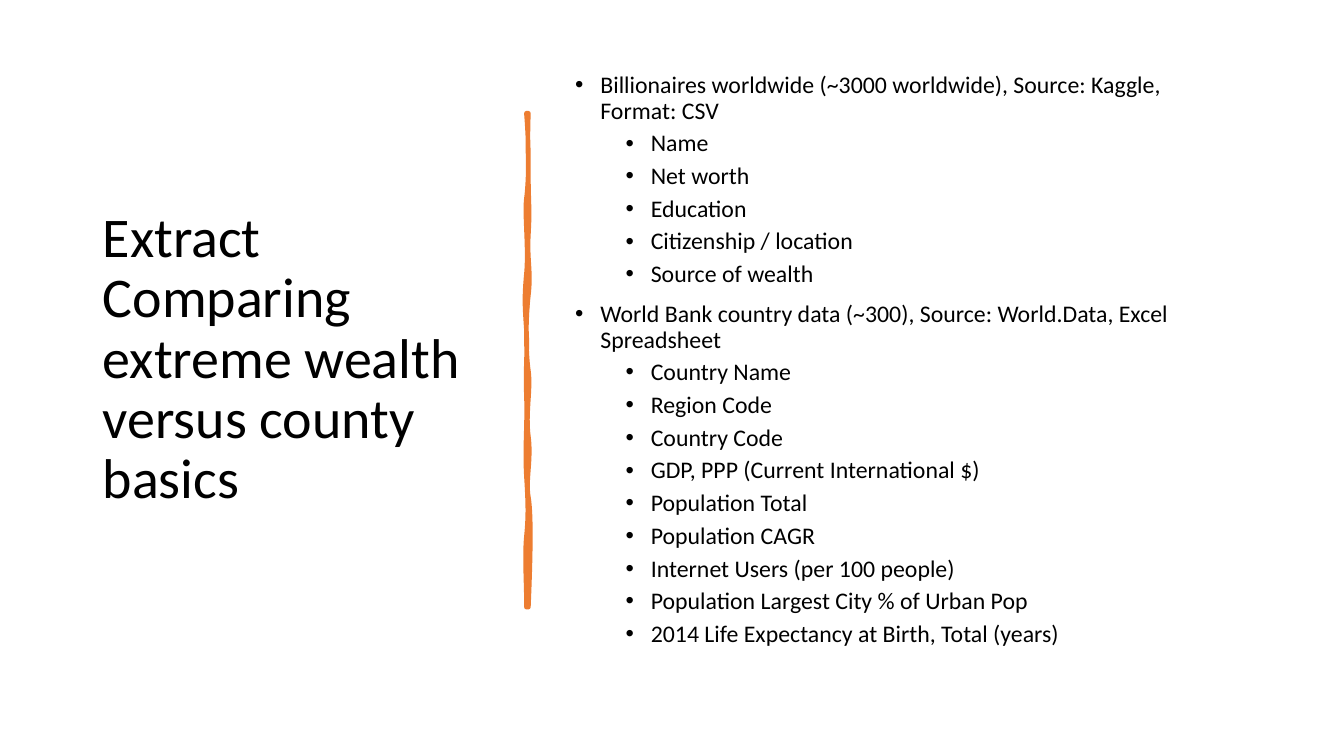
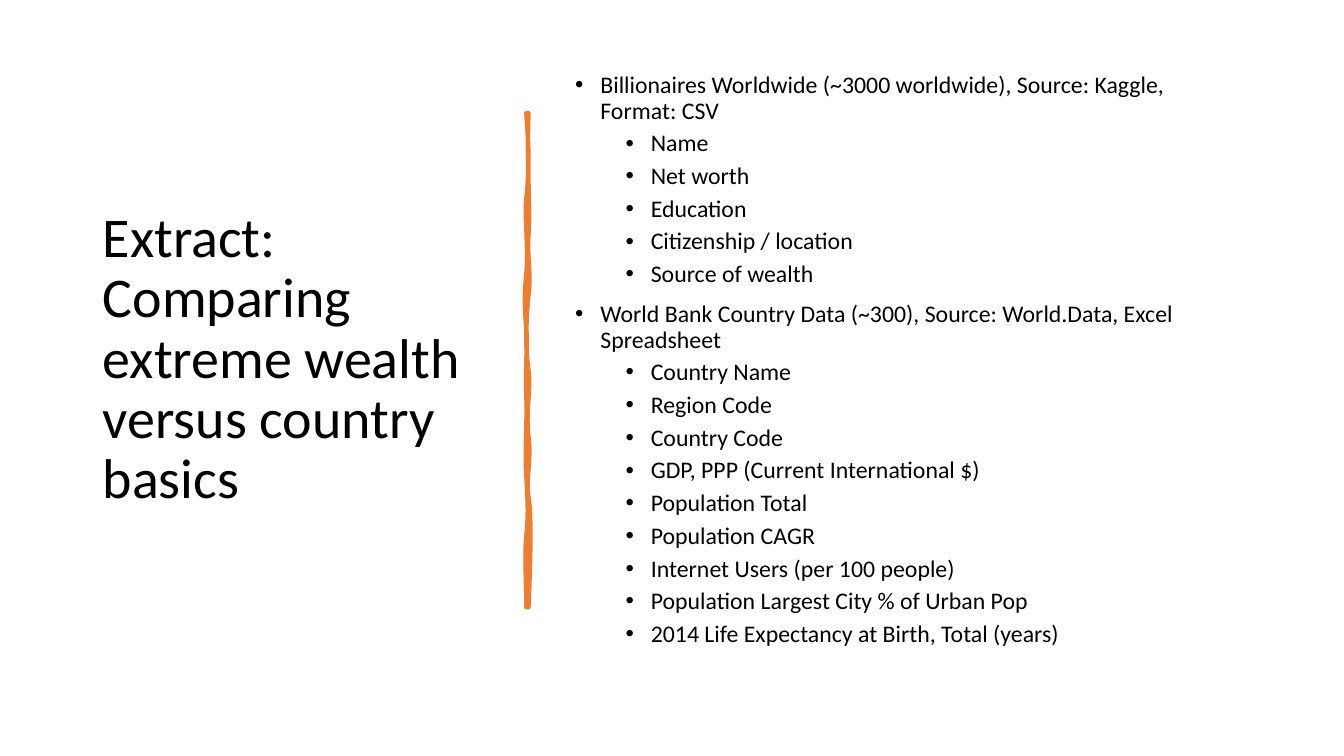
Before and after one commit to jenniecinelli/ETL-project, a slide deck: slide 2 of ETL-Project_Presentation_Final.pptx. Drawn at 1344x756 pixels with LibreOffice and Linux fonts; fonts in the diff are those of the drawing. Boxes give left, top, right and bottom in pixels: in the first picture for what was removed or moved away, otherwise in the second. Text is boxed around its words. In the diff, an @@ line names an element or a change of style, - is before the commit and + after.

```diff
--- a/ETL-Project_Presentation_Final.pptx
+++ b/ETL-Project_Presentation_Final.pptx
@@ text at (600, 75, 1164, 119): text changed @@
-• Billionaires worldwide (~3000 worldwide), Source: Kaggle, Format: CSV
+• Billionaires Worldwide (~3000 worldwide), Source: Kaggle, Format: CSV
@@ title at (103, 221, 460, 499): text changed @@
-Extract
-Comparing extreme wealth versus county basics
+Extract:
+Comparing extreme wealth versus country basics
@@ text at (600, 304, 1173, 352): text changed @@
-• World Bank country data (~300), Source: World.Data, Excel Spreadsheet
+• World Bank Country Data (~300), Source: World.Data, Excel Spreadsheet
```
Also in this commit, not shown: 1 other slide changed.
